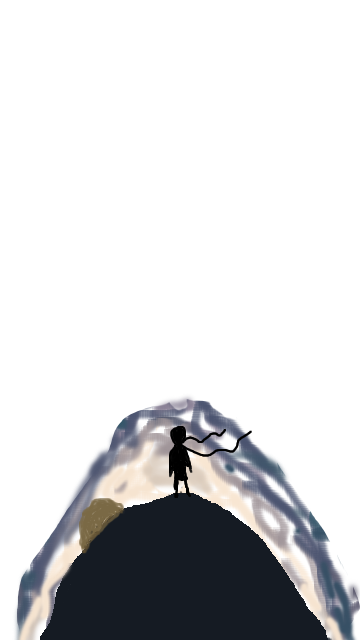
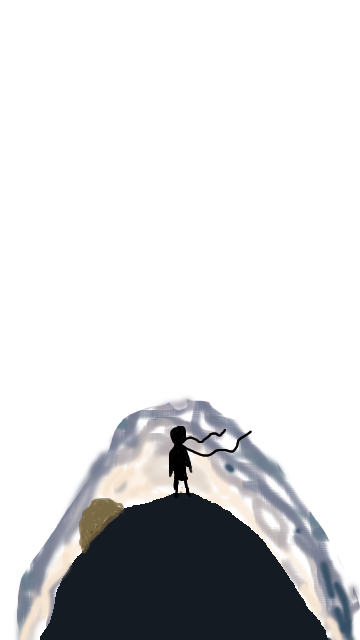
The second (360, 640) image is a revision of the first. Changes to its layers:
"레이어 1": opacity 100% → 76% over [left=14, top=396, right=360, bottom=640]
